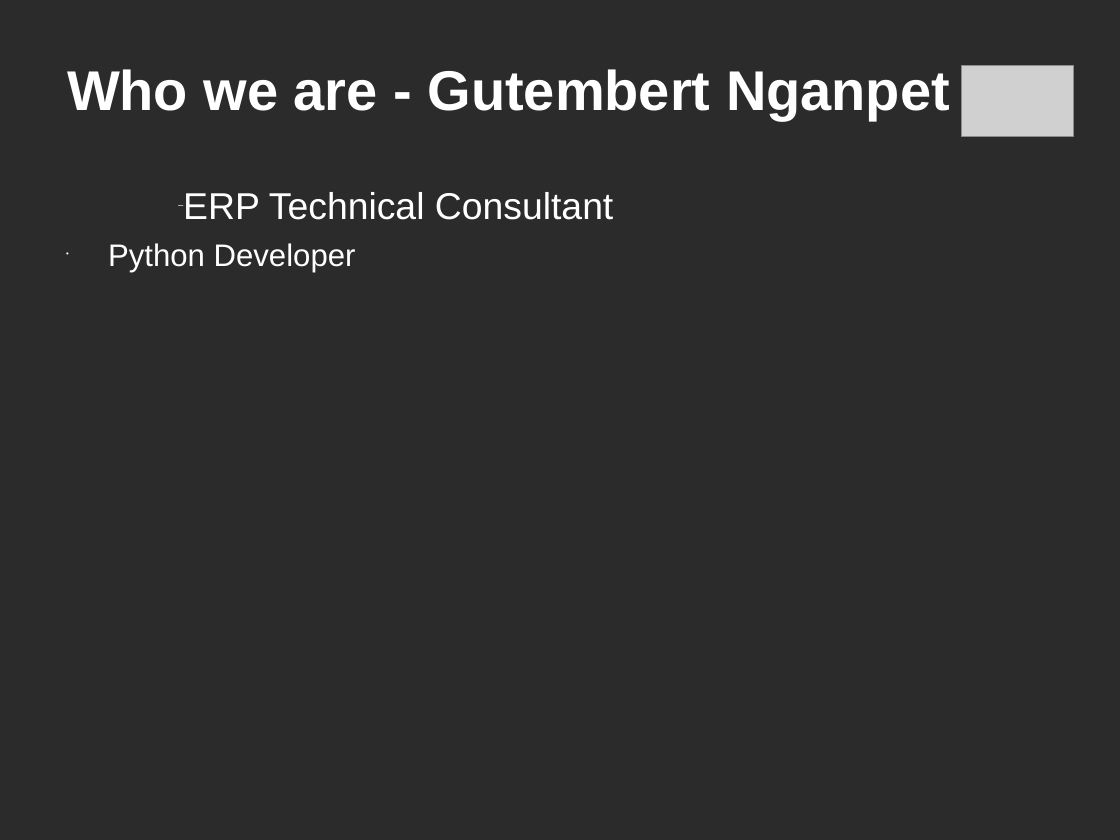
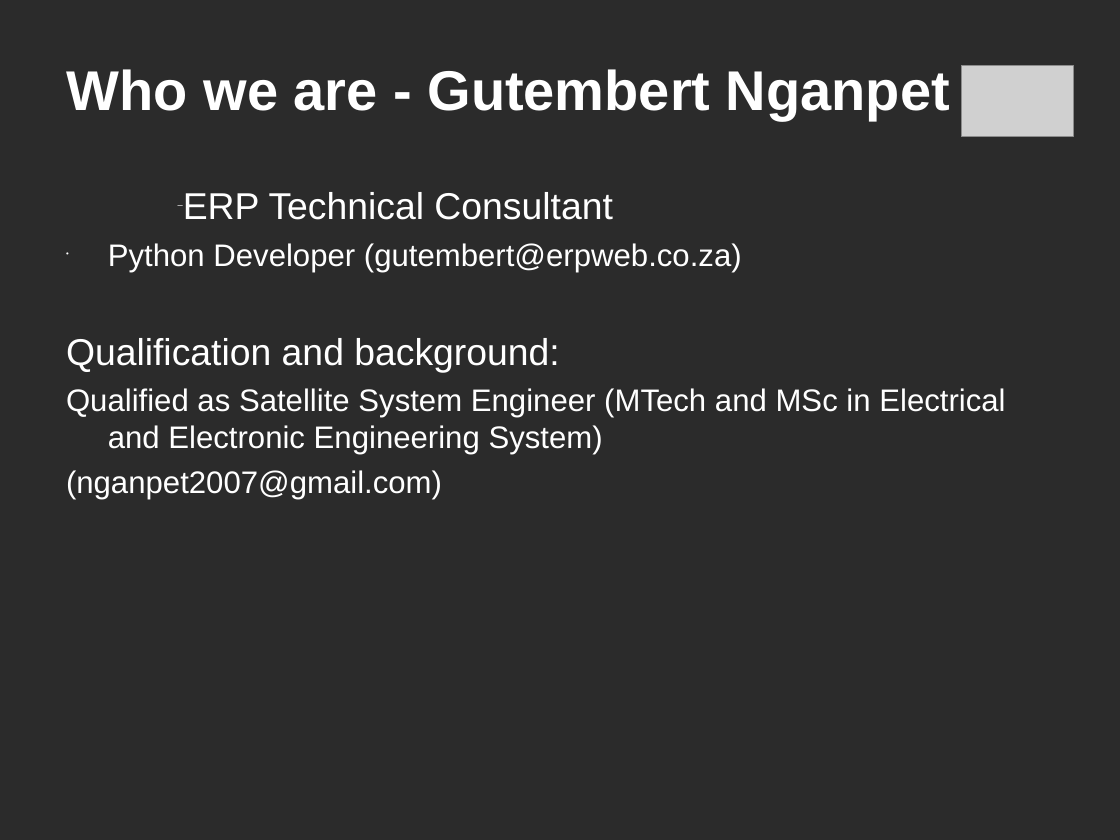
Before and after one commit to c-goosen/ctpug_11_july, a slide deck: slide 6 of Presentation/ctpug-odoo-11_july.ppt. Drawn at 1120x840 pixels with LibreOffice and Linux fonts; fonts in the diff are those of the drawing; grey boxes stand for pictures; background and template pictures are left out; a plain dark background stands for a picture behind light text. Boxes give left, top, right and bottom in pixels: in the first picture for what was removed or moved away, otherwise in the second. Text is boxed around its words. In the diff, an @@ line names an element or a change of style, - is before the commit and + after.

```diff
--- a/Presentation/ctpug-odoo-11_july.ppt
+++ b/Presentation/ctpug-odoo-11_july.ppt
@@ text at box(66, 243, 1005, 500): text changed @@
-• Python Developer
+• Python Developer (gutembert@erpweb.co.za)
+Qualification and background:
+Qualified as Satellite System Engineer (MTech and MSc in Electrical and Electronic Engineering System)
+(nganpet2007@gmail.com)
```
Also in this commit, not shown: 10 other slides changed, 2 slides added, 1 slide removed, 5 other files.
